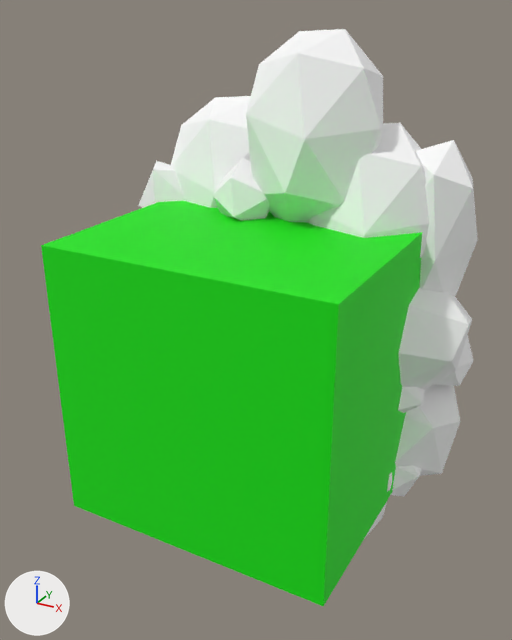
The OBJ model assets/models/world.obj, before and after one commit.
Camera for both pictures: a 50 mm lens placed at (22.2, -30.8, 23.5), pointed at (-2.6, 14.3, 1.0). Arrows for +X, +Y and +Z are at lower left; the lights stay in place. Where no turn or scale is listed for an object, it has been applied to the vertices.

The older version as bpy lines, for what is in view:
```python
me_cube_cube_001 = bpy.data.meshes.new('Cube_Cube.001')
me_cube_cube_001.from_pydata(...)  # a box spanning x -10.0..10.0, y 0.0..20.0, z -10.0..10.0
me_cube_cube_001.materials.append(mat_material_002)  # green #07e700
me_icosphere_015_icosphere_016 = bpy.data.meshes.new('Icosphere.015_Icosphere.016')
me_icosphere_015_icosphere_016.from_pydata(...)  # 475 vertices, 854 faces; spans x -17.4..13.5, y 7.9..29.5, z -22.6..22.3
me_icosphere_015_icosphere_016.materials.append(mat_material_004)  # its picture is missing
ob_cube_cube_001 = bpy.data.objects.new('Cube_Cube.001', me_cube_cube_001)
ob_cube_cube_001.location = (0.0, 0.0, 0.0)
ob_icosphere_015_icosphere_016 = bpy.data.objects.new('Icosphere.015_Icosphere.016', me_icosphere_015_icosphere_016)
ob_icosphere_015_icosphere_016.location = (0.0, 0.0, 0.0)
```
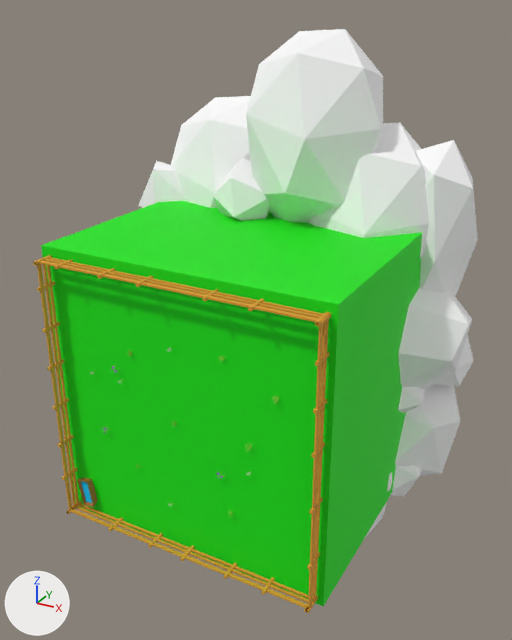
The change, as a list of edits to the scene's bpy script:
```text
Add mat_water:
    mat_water = principled_material('Water')
    mat_water.base_color = (0.0012, 0.6, 1.0)  # cyan #04cbff
    mat_water.roughness = 0.69
Add mat_wood:
    mat_wood = principled_material('Wood')
    mat_wood.base_color = (0.363, 0.151, 0.0202)  # brown #a26c27
    mat_wood.roughness = 0.69
Add mat_material:
    mat_material = principled_material('Material')
    mat_material.base_color = (0.71, 0.338, 0.0276)  # orange #db9d2e
    mat_material.roughness = 0.69
Add me_cube_005:
    me_cube_005.from_pydata(...)  # 16 vertices, 14 faces; spans x -8.77..-7.53, y -0.57..0.04, z -8.95..-6.72
    # faces by material slot: [13, 1]
    me_cube_005.materials.append(mat_wood)  # brown #a26c27
    me_cube_005.materials.append(mat_water)  # cyan #04cbff
Add me_cube_004:
    me_cube_004.from_pydata(...)  # 80 vertices, 60 faces; spans x -9.4..9.5, y -1.4..0.1, z 9.3..9.5
    me_cube_004.materials.append(mat_material)  # orange #db9d2e
Add me_cube_003:
    me_cube_003.from_pydata(...)  # 80 vertices, 60 faces; spans x -9.4..9.5, y -1.4..0.1, z -9.5..-9.3
    me_cube_003.materials.append(mat_material)  # orange #db9d2e
Add me_cube_002:
    me_cube_002.from_pydata(...)  # 80 vertices, 60 faces; spans x 9.4..9.6, y -1.4..0.1, z -9.5..9.4
    me_cube_002.materials.append(mat_material)  # orange #db9d2e
Add me_cube_001_cube:
    me_cube_001_cube.from_pydata(...)  # 88 vertices, 66 faces; spans x -9.4..-9.2, y -1.4..0.1, z -9.5..9.4
    me_cube_001_cube.materials.append(mat_material)  # orange #db9d2e
Add ob_cube_005:
    ob_cube_005 = bpy.data.objects.new('Cube.005', me_cube_005)
    ob_cube_005.location = (0.0, 0.0, 0.0)
Add ob_cube_004:
    ob_cube_004 = bpy.data.objects.new('Cube.004', me_cube_004)
    ob_cube_004.location = (0.0, 0.0, 0.0)
Add ob_cube_003:
    ob_cube_003 = bpy.data.objects.new('Cube.003', me_cube_003)
    ob_cube_003.location = (0.0, 0.0, 0.0)
Add ob_cube_002:
    ob_cube_002 = bpy.data.objects.new('Cube.002', me_cube_002)
    ob_cube_002.location = (0.0, 0.0, 0.0)
Add ob_cube_001_cube:
    ob_cube_001_cube = bpy.data.objects.new('Cube.001_Cube', me_cube_001_cube)
    ob_cube_001_cube.location = (0.0, 0.0, 0.0)
```

What differs and where, as boxes [x1, y1, x2, y2] in the pictures (512 x 640 px):
'Cube.003', added
    after: [67, 501, 308, 612]
'Cube.004', added (orange)
    after: [34, 255, 330, 325]
'Cube.001_Cube', added
    after: [33, 262, 79, 513]
'Cube.002', added
    after: [306, 314, 331, 613]
'Cube.005', added
    after: [77, 478, 97, 507]
    faces in mat_wood (brown #a26c27): [77, 478, 97, 507]
    faces in mat_water (cyan #04cbff): [81, 481, 92, 503]
